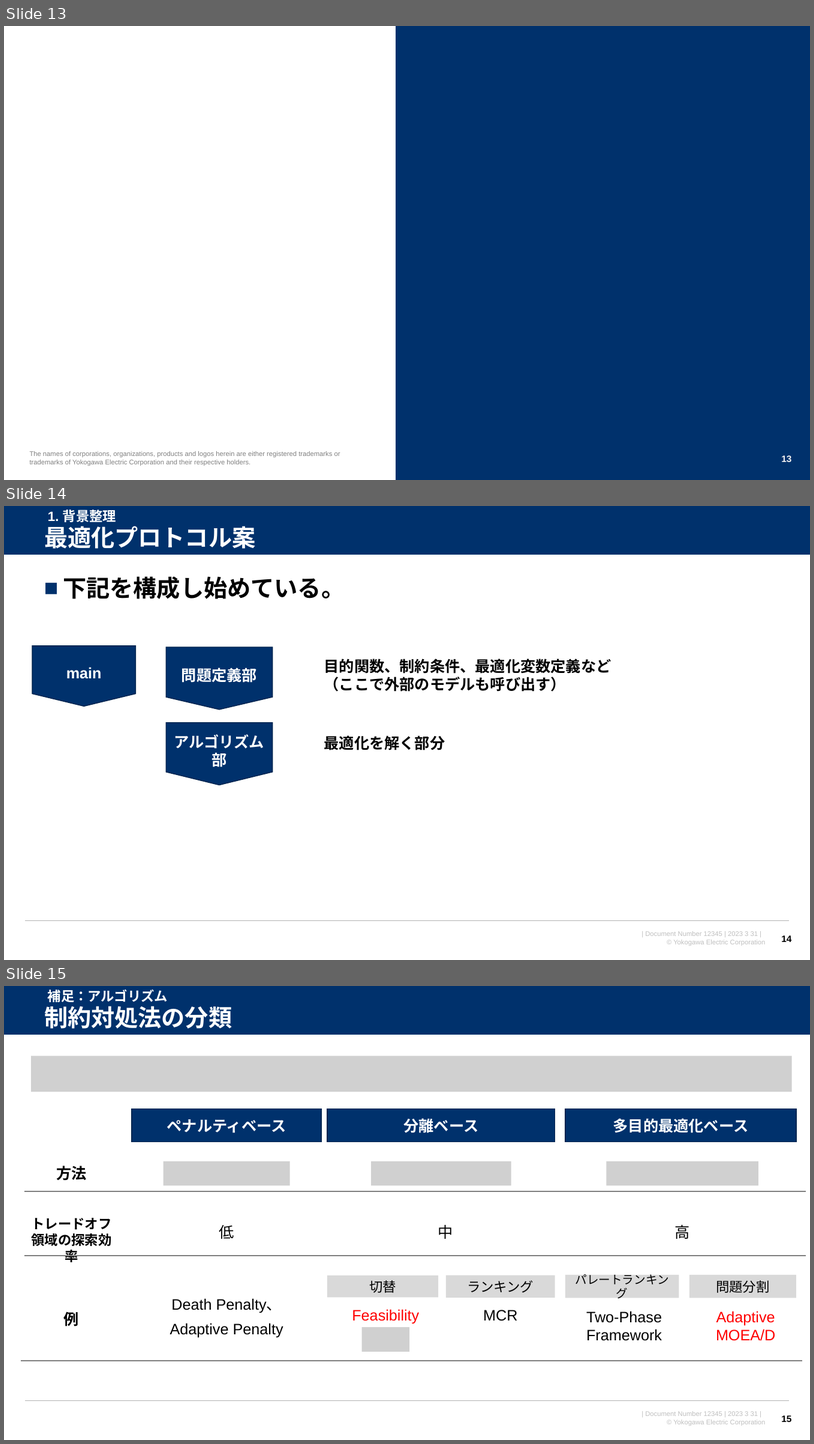
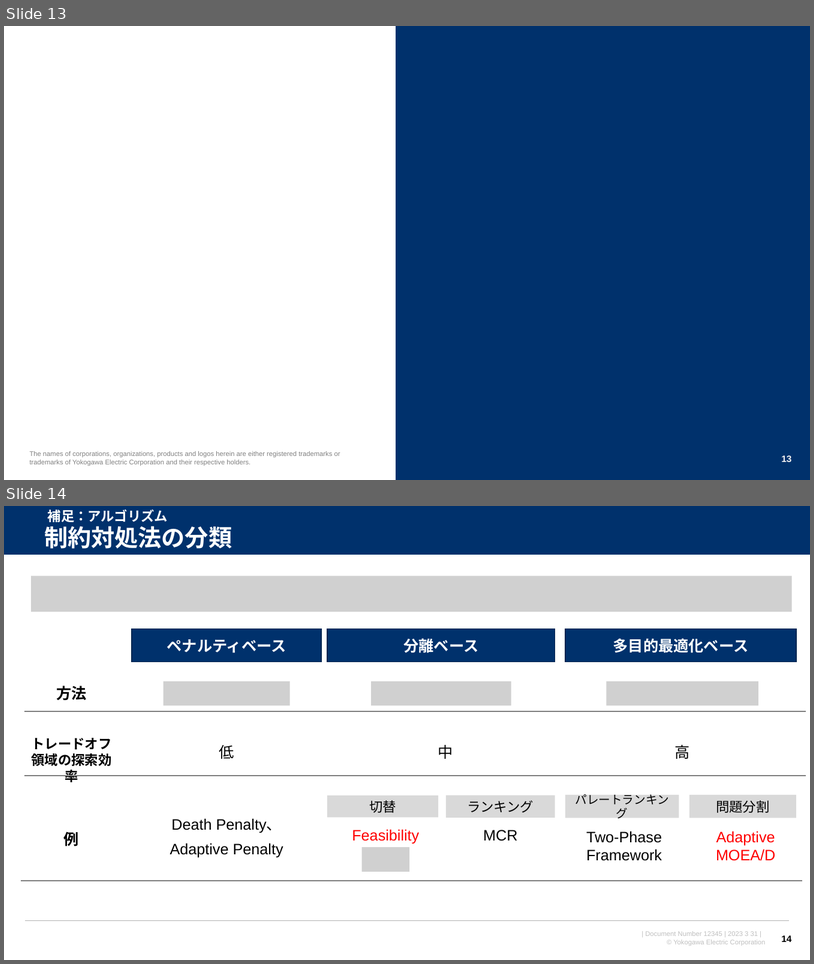
Before and after one commit to watarukumagai-git/opt, a slide deck: Reuse_Water/230704_NAWI定例_kuma_rev.0.pptx. Shown one above the other, each under a label of ours: slides 13, 14 and 15 before the commit, slides 13 and 14 after it. The pictures are 814x1444 and 814x964 pixels, drawn with LibreOffice and Linux fonts; fonts in the diff are those of the drawing; grey boxes stand for pictures; background and template pictures are left out. Boxes give left, top, right and bottom in pixels: in the first picture for what was removed or moved away, otherwise in the second. Text is boxed around its words. In the diff, an @@ line names an element or a change of style, - is before the commit and + after.

```diff
--- a/Reuse_Water/230704_NAWI定例_kuma_rev.0.pptx
+++ b/Reuse_Water/230704_NAWI定例_kuma_rev.0.pptx
@@ slide 14 removed at (4,506,810,960), background #FFFFFF; not listed: 4 template elements that a slide beside it also shows @@
@@ text removed at (48,507,116,524) @@
-1. 背景整理
@@ title removed at (44,526,255,549) @@
-最適化プロトコル案
@@ text removed at (63,576,345,599) @@
-■ 下記を構成し始めている。
@@ pentagon arrow removed at (32,645,135,706) @@
-main
@@ pentagon arrow removed at (167,647,273,709) @@
-問題定義部
@@ text removed at (324,658,612,691) @@
-目的関数、制約条件、最適化変数定義など
-（ここで外部のモデルも呼び出す）
@@ pentagon arrow removed at (167,722,273,784) @@
-アルゴリズム部
@@ text removed at (324,735,446,750) @@
-最適化を解く部分
@@ page number removed at (782,935,792,942) @@
-14
@@ what was slide 15 is now slide 14 @@
@@ page number at (782,935,792,942): text changed @@
-15
+14
```
Also in this commit, not shown: 14 slides changed.
